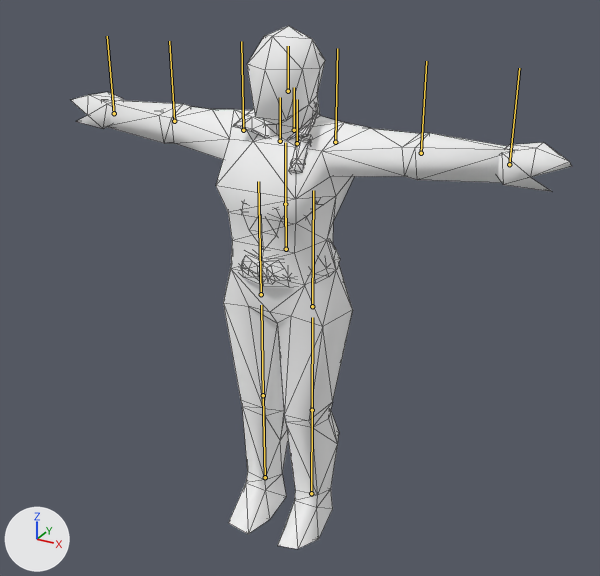
The glTF model docs/poses/lco_1.glb as it was, and as the next commit left it.
One viewpoint serves both versions: a 50 mm lens placed at (1.27, -2.22, 0.98), pointed at (0.0, 0.1, -0.18). The axes (+X, +Y, +Z) are drawn at lower left. The lights are the same throughout. The first picture is the older version. The bones that change, and the others that lie on the model, are drawn over the model as lines. Mesh edges are drawn as thin lines.

In view in the first picture: 'Group[0]', 'Group[100]'.
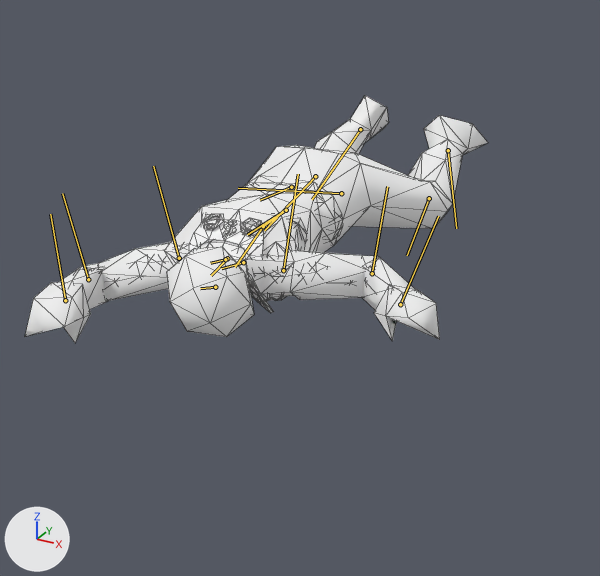
The newer file adds an action. The first version stands in its rest pose; the second is drawn at frame 63 of the action 'Motion[10]_start'.

Location of each change, (x1, y1, x2, y2) in pixels of the pictures (600 x 576 px):
'Group[100]', posed (8% narrower, 53% shorter): before (71, 26, 572, 549); after (25, 96, 488, 343)
'Group[0]', posed: before (233, 103, 340, 287); after (86, 175, 371, 313)
bone '0:0', root to tip: before (286, 249) to (285, 186); after (286, 210) to (247, 234)
bone '1:17', root to tip: before (261, 294) to (258, 181); after (291, 187) to (260, 200)
bone '2:18', root to tip: before (263, 395) to (261, 305); after (315, 176) to (264, 230)
bone '3:19', root to tip: before (265, 477) to (263, 395); after (360, 129) to (312, 199)
bone '4:14', root to tip: before (312, 306) to (313, 190); after (341, 193) to (238, 188)
bone '5:15', root to tip: before (312, 410) to (312, 317); after (429, 198) to (407, 255)
bone '6:16', root to tip: before (311, 493) to (312, 410); after (448, 150) to (456, 228)
bone '7:1', root to tip: before (286, 249) to (285, 204); after (286, 210) to (263, 226)
bone '8:2', root to tip: before (285, 204) to (285, 142); after (263, 226) to (235, 267)
bone '9:3', root to tip: before (294, 130) to (294, 87); after (227, 258) to (211, 275)
bone '10:4', root to tip: before (288, 91) to (288, 46); after (215, 287) to (200, 288)
bone '11:9', root to tip: before (280, 141) to (280, 97); after (225, 259) to (210, 263)
bone '12:10', root to tip: before (243, 130) to (241, 41); after (179, 258) to (153, 166)
bone '13:11', root to tip: before (174, 121) to (169, 41); after (88, 279) to (62, 193)
bone '14:12', root to tip: before (114, 113) to (107, 36); after (65, 300) to (50, 214)
bone '15:5', root to tip: before (297, 143) to (297, 99); after (243, 262) to (221, 268)
bone '16:6', root to tip: before (335, 142) to (337, 48); after (283, 270) to (298, 174)
bone '17:7', root to tip: before (421, 153) to (426, 61); after (372, 273) to (387, 186)
bone '18:8', root to tip: before (509, 164) to (519, 68); after (400, 304) to (438, 216)

The change in detail:
Bone '0:0' (bone_0_0) moves from (0.0, 0.0, 0.0) to (0.0, 0.134, 0.0).
Bone '0:0' (bone_0_0) turns from (0, 0, 0) to (95, -4, 3) degrees about its own x, y and z.
Bone '1:17' (bone_1_17) turns from (0, 0, 0) to (-19, -37, -9) degrees about its own x, y and z.
Bone '2:18' (bone_2_18) turns from (0, 0, 0) to (37, 0, 0) degrees about its own x, y and z.
Bone '3:19' (bone_3_19) turns from (0, 0, 0) to (29, 9, 0) degrees about its own x, y and z.
Bone '4:14' (bone_4_14) turns from (0, 0, 0) to (-30, 51, -1) degrees about its own x, y and z.
Bone '5:15' (bone_5_15) turns from (0, 0, 0) to (46, 0, 0) degrees about its own x, y and z.
Bone '6:16' (bone_6_16) turns from (0, 0, 0) to (27, -11, 7) degrees about its own x, y and z.
Bone '7:1' (bone_7_1) turns from (0, 0, 0) to (-2, -3, -6) degrees about its own x, y and z.
Bone '8:2' (bone_8_2) turns from (0, 0, 0) to (16, 0, -3) degrees about its own x, y and z.
Bone '9:3' (bone_9_3) turns from (0, 0, 0) to (-20, 11, -13) degrees about its own x, y and z.
Bone '10:4' (bone_10_4) turns from (0, 0, 0) to (-20, 11, -13) degrees about its own x, y and z.
Bone '11:9' (bone_11_9) turns from (0, 0, 0) to (-36, -2, -11) degrees about its own x, y and z.
Bone '12:10' (bone_12_10) turns from (0, 0, 0) to (-83, 15, -10) degrees about its own x, y and z.
Bone '13:11' (bone_13_11) turns from (0, 0, 0) to (0, 91, 0) degrees about its own x, y and z.
Bone '14:12' (bone_14_12) turns from (0, 0, 0) to (13, -4, 22) degrees about its own x, y and z.
Bone '15:5' (bone_15_5) turns from (0, 0, 0) to (-32, 0, 0) degrees about its own x, y and z.
Bone '16:6' (bone_16_6) turns from (0, 0, 0) to (-82, -1, -43) degrees about its own x, y and z.
Bone '17:7' (bone_17_7) turns from (0, 0, 0) to (0, -97, 0) degrees about its own x, y and z.
Bone '18:8' (bone_18_8) turns from (0, 0, 0) to (-9, -5, -7) degrees about its own x, y and z.
